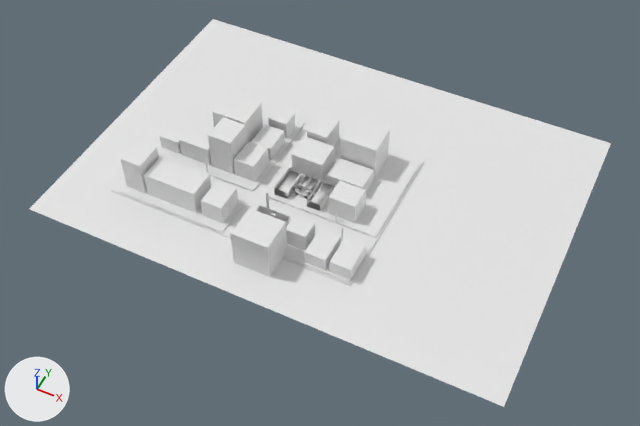
The FBX model Assets/Meshes/Environment/GameWorld.fbx: old version first, new version second.
Both versions are drawn from a 50 mm lens placed at (8.6, -19.0, 37.9), pointed at (-7.1, 12.4, -1.2). The lights are fixed; the arrows at lower left show +X, +Y and +Z. Materials are left out; every surface is plain grey. Where no turn or scale is listed for an object, it has been applied to the vertices. Vertices at the same position are counted once.
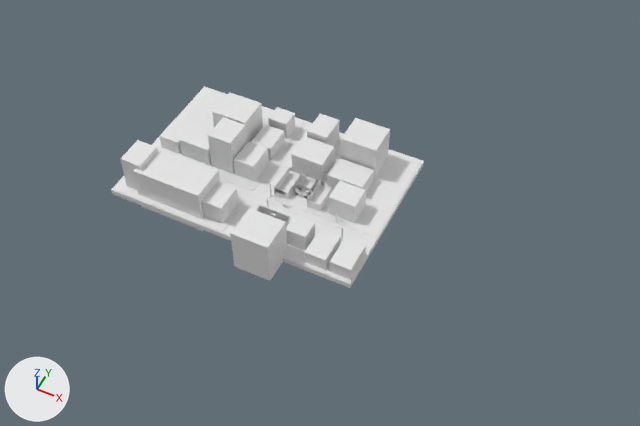
What differs and where, as boxes (x1, y1, x2, y2) in the pictures (640 x 426 px):
'pPlane14', deleted
    before: (30, 19, 611, 407)
'pCube93', moved
    before: (111, 87, 424, 286)
    after: (111, 86, 424, 288)
'pCube100', rescaled
    before: (144, 156, 211, 213)
    after: (134, 147, 220, 231)
part 1 of me_mesh_006, cut back
    before: (276, 170, 333, 210)

What the commit changed:
me_mesh_006 is used by ob_pplane13; location (-6.18, 16.24, 0.0).
me_mesh_006 had 354 vertices, 326 faces and spanned x -3.46..-0.48, y -4.76..-2.84, z 0.0..0.53.
me_mesh_006 now has 306 vertices, 225 faces and spans x -3.46..-0.48, y -4.76..-2.84, z 0.0..0.53.
Part 1, on me_mesh_006:
48 vertices are removed from x -3.44..-0.5, y -4.76..-2.84, z 0.0..0.53.
108 faces are deleted.
7 new faces join them.
Object 'pCube100' (ob_pcube100) is rescaled from (0.0252, 0.0186, 0.01) to (0.0324, 0.0239, 0.0129).
Object 'pPlane14' (ob_pplane14) is deleted.
Object 'pCube93' (ob_pcube93) moves from (-10.65, 12.76, -0.26) to (-10.65, 12.76, -0.21).
